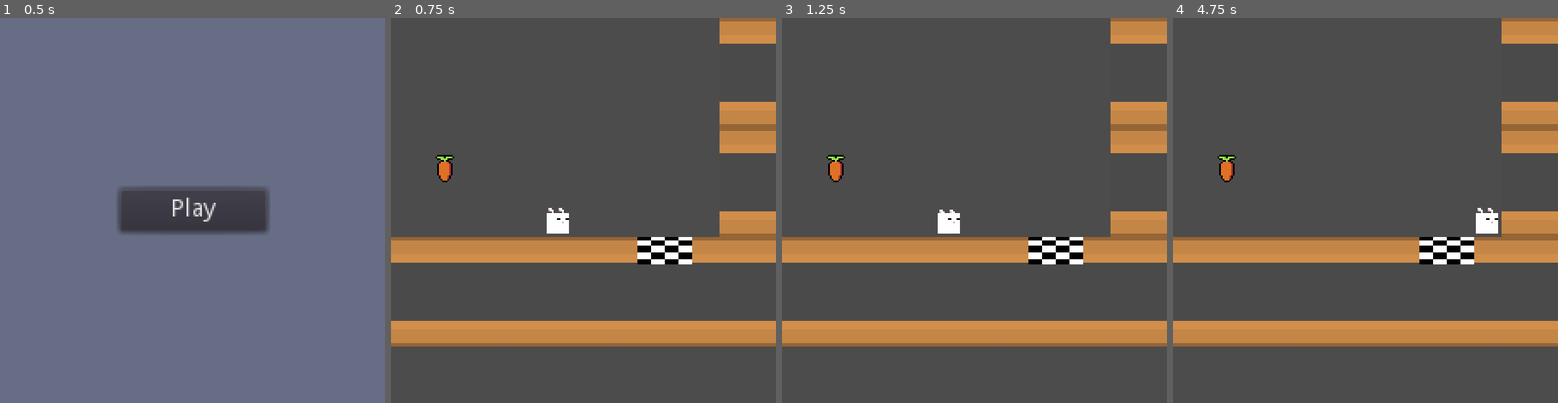
Above: before the commit, frames 1-4 (left to right).
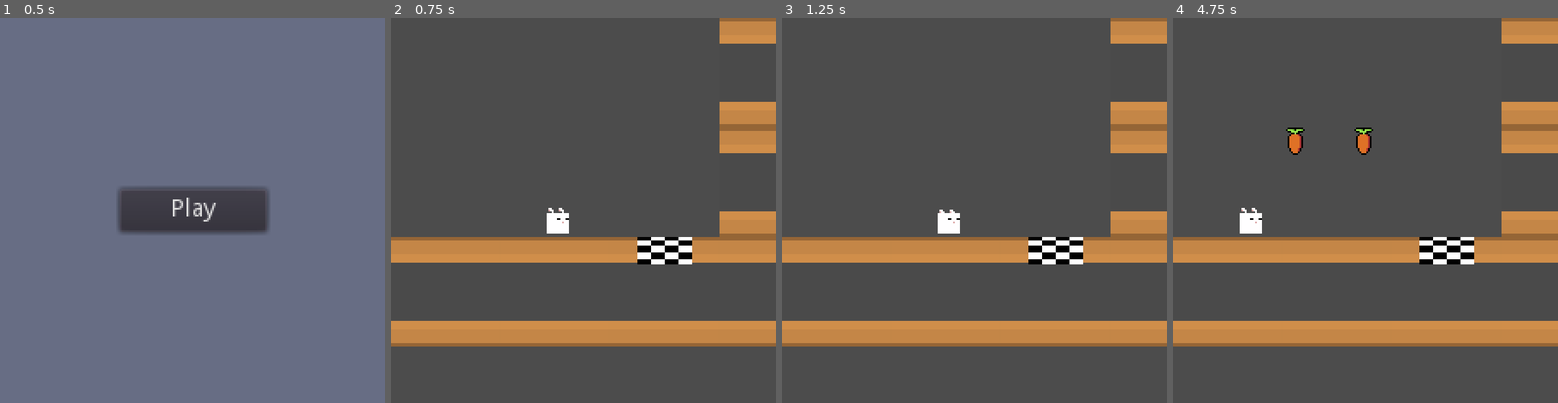
Above: after the commit, the same moments.

Repository: Nauja/sachiscape
Game: Godot game, scene res://src/root.tscn
Same seed, same stepped clock (60 frames per second), same inputs: the game is played once before the commit and once after it.
Inputs:
- Up to frame 1 (0.5 s): no input
- Up to frame 2 (0.75 s): click "Play" at 0.5 s
- Up to frame 3 (1.25 s): no input
- Up to frame 4 (4.75 s): hold Right (move_right) 1.28-2.78 s; tap Space (jump) at 1.52, 2.27, 3.77, 4.52 s; hold Left (move_left) 2.78-3.53 s; hold Right (move_right) from 3.53 s (still down)

Frame 1 is identical in both runs. In frame 2, 0.2% of the frame differs, in the area x 11-17%, y 35-43%; in frame 3, 0.2%; in frame 4, 1.4%, in the area x 11-85%, y 28-56%.

Commit message:
Add level transition

Diff:
--- a/project.godot
+++ b/project.godot
@@ -28,11 +28,6 @@
 "class": "Entity",
 "language": "GDScript",
 "path": "res://src/entity/entity.gd"
-}, {
-"base": "Node2D",
-"class": "GameInstance",
-"language": "GDScript",
-"path": "res://src/game_instance.gd"
 }, {
 "base": "Area2D",
 "class": "Goal",
@@ -74,7 +69,6 @@
 "ActorController": "",
 "Carrot": "",
 "Entity": "",
-"GameInstance": "",
 "Goal": "",
 "InputDevice": "",
 "Level": "",
@@ -93,6 +87,7 @@
 [autoload]
 
 LevelSignals="*res://src/autoload/level_signals.gd"
+GameSheet="*res://src/autoload/game_sheet.gd"
 
 [display]
 
--- /dev/null
+++ b/src/autoload/game_sheet.gd
@@ -0,0 +1,8 @@
+extends Resource
+
+# Reference to scene containing the home menu
+export(PackedScene) var home_scene
+# Reference to scene containing the loading screen
+export(PackedScene) var loading_scene
+# List of levels
+export(Array, PackedScene) var levels
--- a/src/autoload/level_signals.gd
+++ b/src/autoload/level_signals.gd
@@ -1,4 +1,4 @@
-extends Node
+extends Node2D
 
 # A carrot has been collected by the player
 signal carrot_collected(player, carrot)
@@ -12,6 +12,9 @@
 # Player pressed the reset button
 signal reset_pressed(player)
 
+# Request to load the next level
+signal load_next_level()
+
 func notify_carrot_collected(player, carrot):
 	emit_signal("carrot_collected", player, carrot)
 
@@ -23,3 +26,6 @@
 
 func notify_reset_pressed(player):
 	emit_signal("reset_pressed", player)
+
+func notify_load_next_level():
+	emit_signal("load_next_level")
--- /dev/null
+++ b/src/game_data.tres
@@ -0,0 +1,12 @@
+[gd_resource type="Resource" load_steps=6 format=2]
+
+[ext_resource path="res://src/autoload/game_sheet.gd" type="Script" id=1]
+[ext_resource path="res://src/level/level_2.tscn" type="PackedScene" id=2]
+[ext_resource path="res://src/level/level_1.tscn" type="PackedScene" id=3]
+[ext_resource path="res://src/level/level_test.tscn" type="PackedScene" id=4]
+[ext_resource path="res://src/menu/home/home.tscn" type="PackedScene" id=5]
+
+[resource]
+script = ExtResource( 1 )
+home_scene = ExtResource( 5 )
+levels = [ ExtResource( 4 ), ExtResource( 3 ), ExtResource( 2 ) ]
--- a/src/game_instance.gd
+++ /dev/null
@@ -1,5 +0,0 @@
-class_name GameInstance
-extends Node2D
-
-func _ready():
-	pass
--- a/src/level/level.gd
+++ b/src/level/level.gd
@@ -16,6 +16,7 @@
 
 func _on_goal_reached(player: Player, goal: Goal):
 	print("player ", player, " reached goal ", goal)
+	LevelSignals.notify_load_next_level()
 
 func _on_reset_pressed(player: Player):
 	print("reset level")
--- /dev/null
+++ b/src/level/level.tscn
@@ -0,0 +1,15 @@
+[gd_scene load_steps=4 format=2]
+
+[ext_resource path="res://src/level/level.gd" type="Script" id=1]
+[ext_resource path="res://src/entity/actor/player/player.tscn" type="PackedScene" id=2]
+[ext_resource path="res://src/entity/actor/player_controller.tscn" type="PackedScene" id=6]
+
+[node name="Level" type="Node2D"]
+script = ExtResource( 1 )
+
+[node name="Player" parent="." instance=ExtResource( 2 )]
+unique_name_in_owner = true
+position = Vector2( 96, 120 )
+
+[node name="PlayerController" parent="." instance=ExtResource( 6 )]
+unique_name_in_owner = true
--- a/src/level/test/level_test.tscn
+++ b/src/level/level_1.tscn
@@ -12,7 +12,7 @@
 
 [node name="Player" parent="." instance=ExtResource( 2 )]
 unique_name_in_owner = true
-position = Vector2( 96, 120 )
+position = Vector2( 24, 120 )
 
 [node name="TileMap" type="TileMap" parent="."]
 tile_set = ExtResource( 3 )
@@ -20,7 +20,7 @@
 tile_data = PoolIntArray( 65535, 2, 0, 3, 2, 0, 131071, 2, 0, 65539, 2, 0, 65540, 2, 0, 196607, 2, 0, 131072, 2, 0, 131073, 2, 0, 131074, 2, 0, 131075, 2, 0 )
 
 [node name="Carrot" parent="." instance=ExtResource( 4 )]
-position = Vector2( 32, 88 )
+position = Vector2( 88, 72 )
 
 [node name="Goal" parent="." instance=ExtResource( 5 )]
 position = Vector2( 144, 128 )
--- /dev/null
+++ b/src/level/level_2.tscn
@@ -0,0 +1,32 @@
+[gd_scene load_steps=7 format=2]
+
+[ext_resource path="res://src/level/level.gd" type="Script" id=1]
+[ext_resource path="res://src/entity/actor/player/player.tscn" type="PackedScene" id=2]
+[ext_resource path="res://src/level/wall.tres" type="TileSet" id=3]
+[ext_resource path="res://src/entity/carrot/carrot.tscn" type="PackedScene" id=4]
+[ext_resource path="res://src/entity/goal/goal.tscn" type="PackedScene" id=5]
+[ext_resource path="res://src/entity/actor/player_controller.tscn" type="PackedScene" id=6]
+
+[node name="Level" type="Node2D"]
+script = ExtResource( 1 )
+
+[node name="Player" parent="." instance=ExtResource( 2 )]
+unique_name_in_owner = true
+position = Vector2( 40, 120 )
+
+[node name="TileMap" type="TileMap" parent="."]
+tile_set = ExtResource( 3 )
+format = 1
+tile_data = PoolIntArray( 65535, 2, 0, 3, 2, 0, 131071, 2, 0, 65539, 2, 0, 65540, 2, 0, 196607, 2, 0, 131072, 2, 0, 131073, 2, 0, 131074, 2, 0, 131075, 2, 0 )
+
+[node name="Carrot" parent="." instance=ExtResource( 4 )]
+position = Vector2( 72, 72 )
+
+[node name="Carrot2" parent="." instance=ExtResource( 4 )]
+position = Vector2( 112, 72 )
+
+[node name="Goal" parent="." instance=ExtResource( 5 )]
+position = Vector2( 144, 128 )
+
+[node name="PlayerController" parent="." instance=ExtResource( 6 )]
+unique_name_in_owner = true
--- /dev/null
+++ b/src/level/level_test.tscn
@@ -0,0 +1,25 @@
+[gd_scene load_steps=6 format=2]
+
+[ext_resource path="res://src/level/level.gd" type="Script" id=1]
+[ext_resource path="res://src/entity/actor/player/player.tscn" type="PackedScene" id=2]
+[ext_resource path="res://src/level/wall.tres" type="TileSet" id=3]
+[ext_resource path="res://src/entity/goal/goal.tscn" type="PackedScene" id=5]
+[ext_resource path="res://src/entity/actor/player_controller.tscn" type="PackedScene" id=6]
+
+[node name="Level" type="Node2D"]
+script = ExtResource( 1 )
+
+[node name="Player" parent="." instance=ExtResource( 2 )]
+unique_name_in_owner = true
+position = Vector2( 96, 120 )
+
+[node name="TileMap" type="TileMap" parent="."]
+tile_set = ExtResource( 3 )
+format = 1
+tile_data = PoolIntArray( 65535, 2, 0, 3, 2, 0, 131071, 2, 0, 65539, 2, 0, 65540, 2, 0, 196607, 2, 0, 131072, 2, 0, 131073, 2, 0, 131074, 2, 0, 131075, 2, 0 )
+
+[node name="Goal" parent="." instance=ExtResource( 5 )]
+position = Vector2( 144, 128 )
+
+[node name="PlayerController" parent="." instance=ExtResource( 6 )]
+unique_name_in_owner = true
--- a/src/root.gd
+++ b/src/root.gd
@@ -1,21 +1,19 @@
 # Root scene for loading everything
 extends ViewportContainer
 
-# Reference to scene containing the home menu
-export(PackedScene) var home_scene
-# Reference to scene containing the loading screen
-export(PackedScene) var loading_scene
-# Reference to scene containing the level
-export(PackedScene) var level_scene
+# Game data configuration
+export(Resource) var game_data
 
 # The root node to hide when the home menu is loaded
 export(NodePath) var root_node
 onready var _root = get_node(root_node)
 
 var _current_scene
+var _level_index: int
 
 func _ready():
 	LevelSignals.connect("reset_pressed", self, "_on_reset_pressed")
+	LevelSignals.connect("load_next_level", self, "_on_load_next_level")
 	# Display the home menu when ready
 	_current_scene = _load_home_scene()
 	_root.queue_free()
@@ -27,12 +25,14 @@
 
 # Load the home scene and bind events
 func _load_home_scene() -> Node:
-	var instance = _load_scene(home_scene)
+	var instance = _load_scene(game_data.home_scene)
 	instance.connect("play", self, "_on_play")
 	return instance
 
-func _load_level_scene() -> Node:
-	var instance = _load_scene(level_scene)
+func _load_level_scene(index: int) -> Node:
+	index = clamp(index, 0, len(game_data.levels) - 1)
+	var instance = _load_scene(game_data.levels[index])
+	_level_index = index
 	# do something
 	return instance
 
@@ -43,8 +43,12 @@
 # Called from home menu when the play button is clicked
 func _on_play():
 	_remove_current_scene()
-	_current_scene = _load_level_scene()
+	_current_scene = _load_level_scene(0)
 
 func _on_reset_pressed(player: Player):
 	_remove_current_scene()
-	_current_scene = _load_level_scene()
+	_current_scene = _load_level_scene(_level_index)
+
+func _on_load_next_level():
+	_remove_current_scene()
+	_current_scene = _load_level_scene(_level_index + 1)
--- a/src/root.tscn
+++ b/src/root.tscn
@@ -1,16 +1,21 @@
-[gd_scene load_steps=5 format=2]
+[gd_scene load_steps=4 format=2]
 
 [ext_resource path="res://src/root.gd" type="Script" id=1]
-[ext_resource path="res://src/menu/home/home.tscn" type="PackedScene" id=2]
-[ext_resource path="res://src/level/test/level_test.tscn" type="PackedScene" id=3]
-[ext_resource path="res://src/game_instance.gd" type="Script" id=4]
+[ext_resource path="res://src/game_data.tres" type="Resource" id=2]
+
+[sub_resource type="GDScript" id=1]
+script/source = "class_name GameInstance
+extends Node2D
+
+func _ready():
+	pass
+"
 
 [node name="ViewportContainer" type="ViewportContainer"]
 anchor_right = 1.0
 anchor_bottom = 1.0
 script = ExtResource( 1 )
-home_scene = ExtResource( 2 )
-level_scene = ExtResource( 3 )
+game_data = ExtResource( 2 )
 root_node = NodePath("Control")
 
 [node name="Control" type="Control" parent="."]
@@ -23,4 +28,4 @@
 color = Color( 0.160784, 0.152941, 0.152941, 1 )
 
 [node name="GameInstance" type="Node2D" parent="."]
-script = ExtResource( 4 )
+script = SubResource( 1 )
